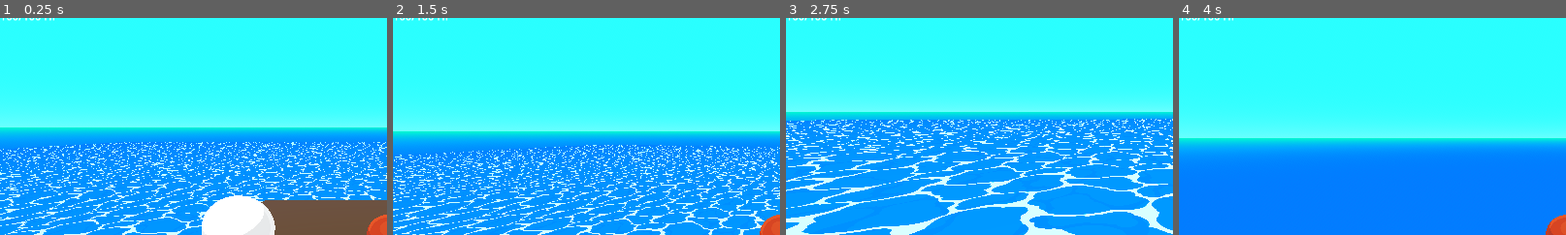
Above: before the commit, frames 1-4 (left to right).
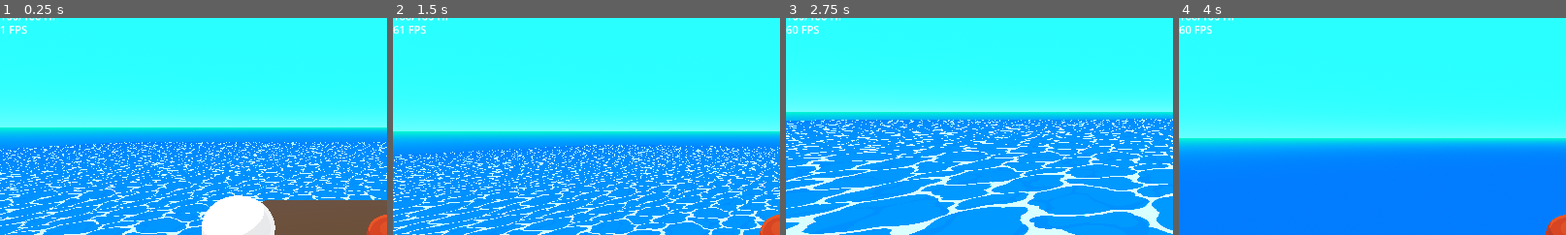
Above: after the commit, the same moments.

Repository: alizardguy/BoatGame
Game: Godot game, scene res://Scenes/Levels/debug_level.tscn
Same seed, same stepped clock (60 frames per second), same inputs: the game is played once before the commit and once after it.
Inputs (mouse positions are % of the whole screen's width and height, from its top left):
- Up to frame 1 (0.25 s): no input
- Up to frame 2 (1.5 s): tap Enter (ui_accept) at 0.5, 0.6, 0.77, 1.07, 1.35 s; move the mouse to (55, 50) at 0.52 s; hold W (move_up) from 0.53 s (still down); move the mouse to (45, 50) at 1.27 s
- Up to frame 3 (2.75 s): keep holding W (move_up); tap Enter (ui_accept) at 1.52, 1.82, 2.1 s; move the mouse to (52, 48) at 2.02 s
- Up to frame 4 (4 s): keep holding W (move_up); move the mouse to (49, 52) at 2.77 s; tap Enter (ui_accept) at 2.85, 3.02, 3.32, 3.5, 3.6, 3.77 s; move the mouse to (57, 51) at 3.52 s
The pictures show only the part of the screen within x 0-50%, y 2-52%; the shares and areas given below are measured in that part.

The runs differ from the first frame. In frame 1, 0.1% of the frame differs, in the area x 0-8%, y 3-8%; in frame 2, 0.2%; in frame 3, 0.2%; in frame 4, 0.2%, in the area x 0-9%, y 3-8%.

Commit message:
Added fps counter
Added fps counter and made some code more consistent in format.

Diff:
--- a/src/Scenes/Interface/user_interface.tscn
+++ b/src/Scenes/Interface/user_interface.tscn
@@ -15,5 +15,11 @@
 layout_mode = 0
 offset_right = 40.0
 offset_bottom = 23.0
-tooltip_text = "Debug health display"
 text = "0/0 HP"
+
+[node name="fps_debug" type="Label" parent="."]
+layout_mode = 0
+offset_top = 20.0
+offset_right = 41.0
+offset_bottom = 46.0
+text = "0 FPS"
--- a/src/Scripts/Interface/MainUI/user_interface.gd
+++ b/src/Scripts/Interface/MainUI/user_interface.gd
@@ -2,14 +2,16 @@
 
 var player_vars;
 var hp_display;
+var fps_display;
 
 # Called when the node enters the scene tree for the first time.
 func _ready():
 	player_vars = get_node("/root/PlayerVariables");
 	hp_display = get_node("hp_debug");
+	fps_display = get_node("fps_debug");
 
 
 # Called every frame. 'delta' is the elapsed time since the previous frame.
 func _process(delta):
 	hp_display.text = str(player_vars.playerHealth) + "/" + str(player_vars.maxHealth) + " HP";
-	pass
+	fps_display.text = str(Engine.get_frames_per_second()) + " FPS";
--- a/src/Scripts/PlayerScripts/Player.gd
+++ b/src/Scripts/PlayerScripts/Player.gd
@@ -15,21 +15,21 @@
 func _physics_process(delta):
 	# Add the gravity.
 	if not is_on_floor():
-		velocity.y -= gravity * delta
+		velocity.y -= gravity * delta;
 
 	# Handle Jump.
 	if Input.is_action_just_pressed("ui_accept") and is_on_floor():
-		velocity.y = JUMP_VELOCITY
+		velocity.y = JUMP_VELOCITY;
 
 	# Get the input direction and handle the movement/deceleration.
 	# As good practice, you should replace UI actions with custom gameplay actions.
-	var input_dir = Input.get_vector("move_left", "move_right", "move_up", "move_down")
-	var direction = (transform.basis * Vector3(input_dir.x, 0, input_dir.y)).normalized()
+	var input_dir = Input.get_vector("move_left", "move_right", "move_up", "move_down");
+	var direction = (transform.basis * Vector3(input_dir.x, 0, input_dir.y)).normalized();
 	if direction:
-		velocity.x = direction.x * currentSpeed
-		velocity.z = direction.z * currentSpeed
+		velocity.x = direction.x * currentSpeed;
+		velocity.z = direction.z * currentSpeed;
 	else:
 		velocity.x = move_toward(velocity.x, 0, currentSpeed);
 		velocity.z = move_toward(velocity.z, 0, currentSpeed);
 
-	move_and_slide()
+	move_and_slide();
